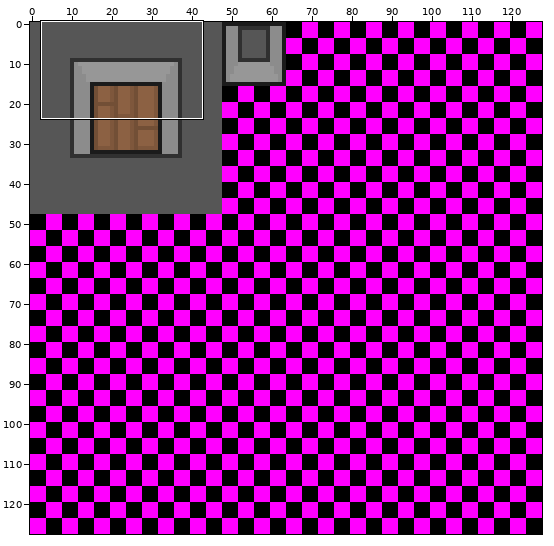
Sprite sheet: Demo/assets/tiles.png. Above, an overview of the earlier version with the close-up marked.
Close-up. As it was:
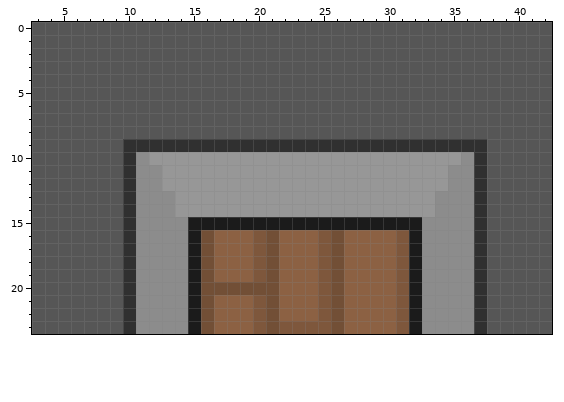
The file is 128x128 pixels. Shown: x 3..42, y 0..23.
The same view after the edit:
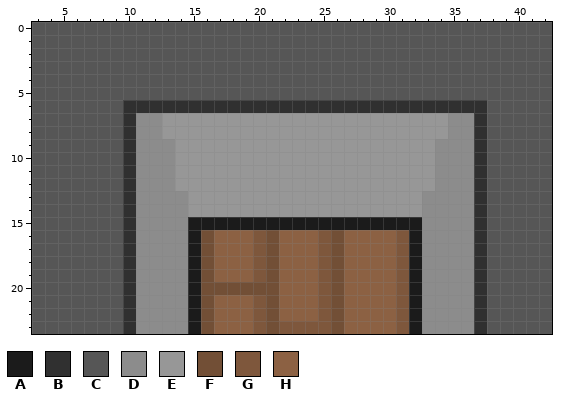
Palette (. is transparent): A #1b1b1b  B #303030  C #565656  D #8c8c8c  E #979797  F #724f36  G #7e573c  H #8c6143
From old to new:
y 6: x 10..37 CCCCCCCCCCCCCCCCCCCCCCCCCCCC -> BBBBBBBBBBBBBBBBBBBBBBBBBBBB
y 7..8: x 10..37 CCCCCCCCCCCCCCCCCCCCCCCCCCCC -> BDDEEEEEEEEEEEEEEEEEEEEEEDDB
y 9: x 11..36 BBBBBBBBBBBBBBBBBBBBBBBBBB -> DDDEEEEEEEEEEEEEEEEEEEEDDD
y 10: x 12..13 EE -> DD; x 34..35 EE -> DD
y 11..12: x 13 E -> D; x 34 E -> D
y 13..14: x 14 E -> D; x 33 E -> D
Pixel boxes of the changes (left, top, right, bottom) in both close-ups:
changed: (123, 100, 487, 217)
